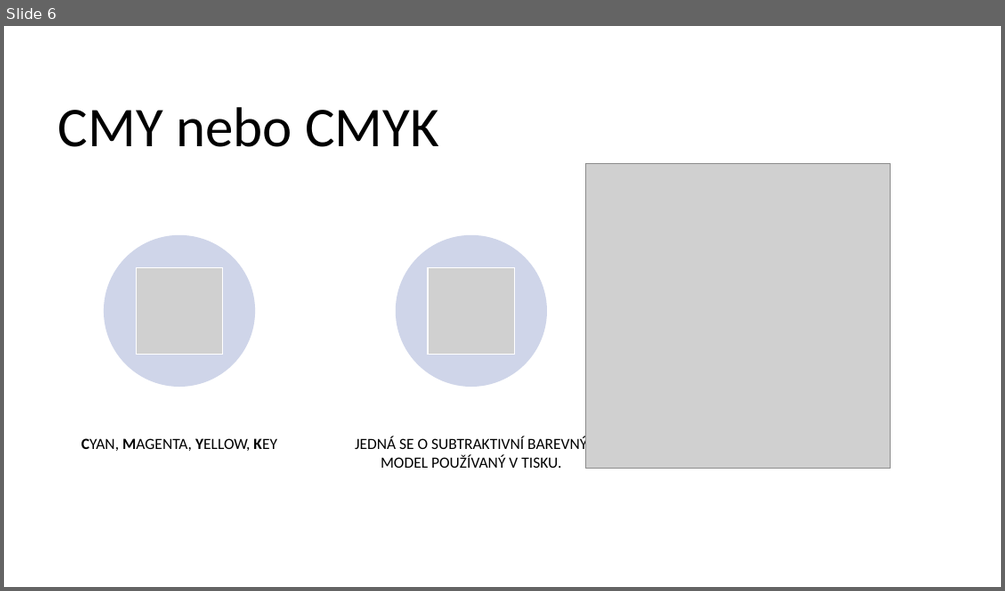
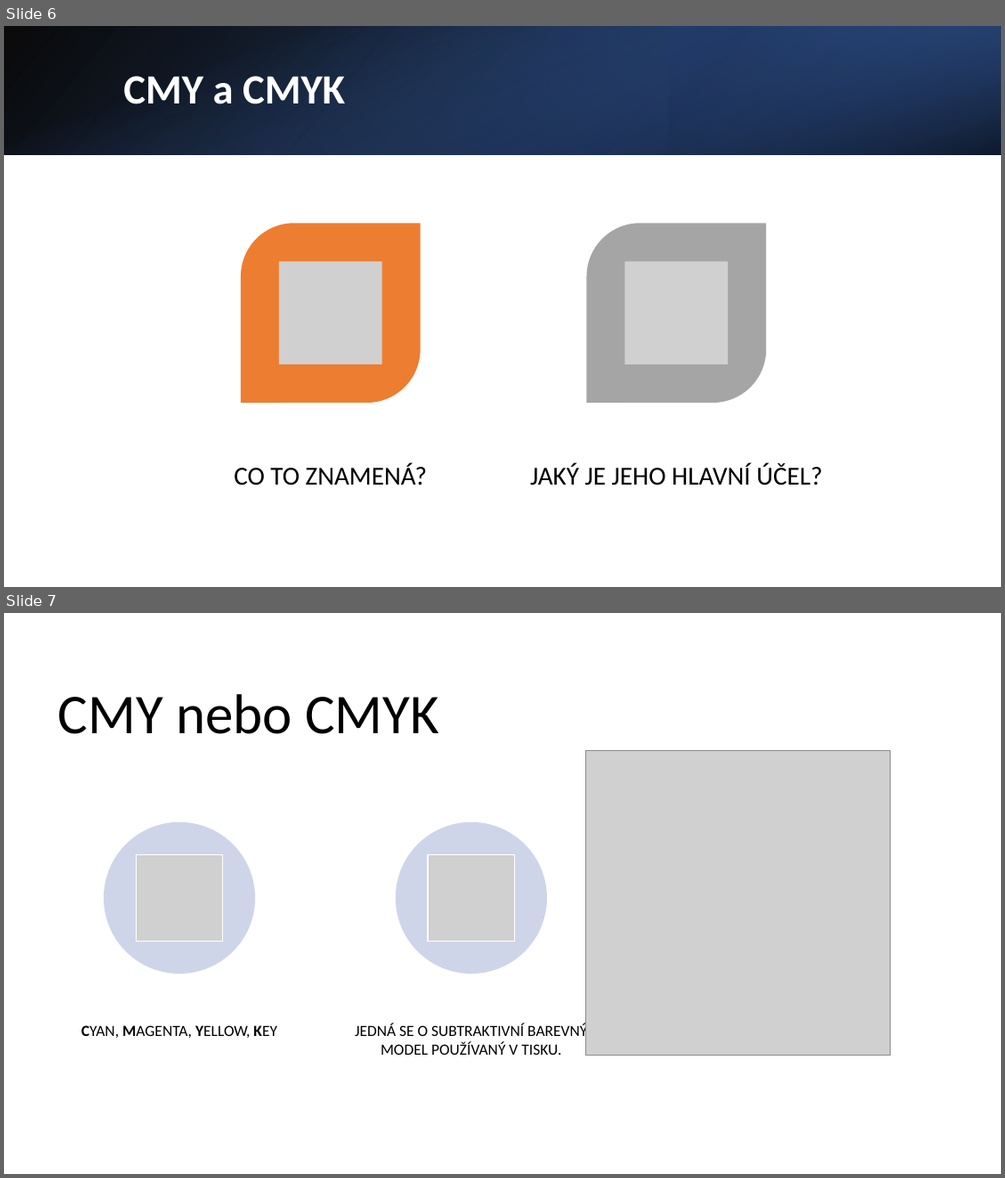
Before and after one commit to ibabayev7/barva, a slide deck: Presentation for IT.pptx. Shown one above the other, each under a label of ours: slide 6 before the commit, slides 6 and 7 after it. The pictures are 1005x591 and 1005x1178 pixels, drawn with LibreOffice and Linux fonts; fonts in the diff are those of the drawing; grey boxes stand for pictures. Boxes give left, top, right and bottom in pixels: in the first picture for what was removed or moved away, otherwise in the second. Text is boxed around its words. In the diff, an @@ line names an element or a change of style, - is before the commit and + after.

```diff
--- a/Presentation for IT.pptx
+++ b/Presentation for IT.pptx
@@ slide 6 added at bbox=[4, 26, 1001, 587], background #FFFFFF @@
@@ rectangle added at bbox=[4, 26, 1001, 155], fill gradient #000000 to #2F5597 @@
@@ rectangle added at bbox=[4, 26, 1001, 155], fill gradient #4472C4 to #000000 @@
@@ rectangle added at bbox=[669, 26, 1001, 155], fill gradient #203864 to #4472C4 @@
@@ title added at bbox=[123, 76, 345, 104], 40 pt, text #FFFFFF, bold @@
+CMY a CMYK
@@ group added at bbox=[234, 223, 822, 485]: 2 round diag rects, 2 pictures, 2 texts @@
+CO TO ZNAMENÁ?
+JAKÝ JE JEHO HLAVNÍ ÚČEL?
@@ what was slide 6 is now slide 7 @@
```
Also in this commit, not shown: 8 slides changed, 2 other slides added.
